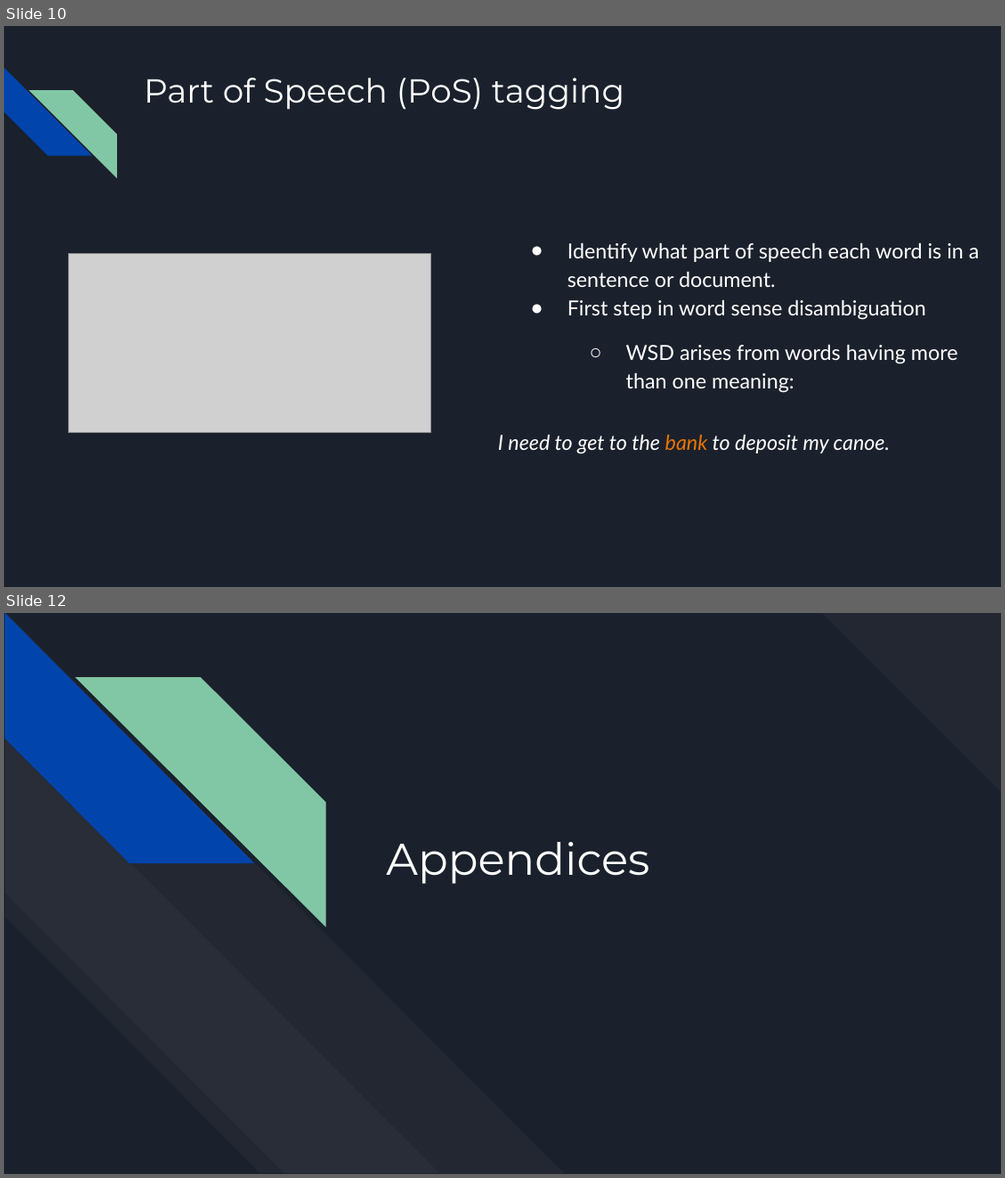
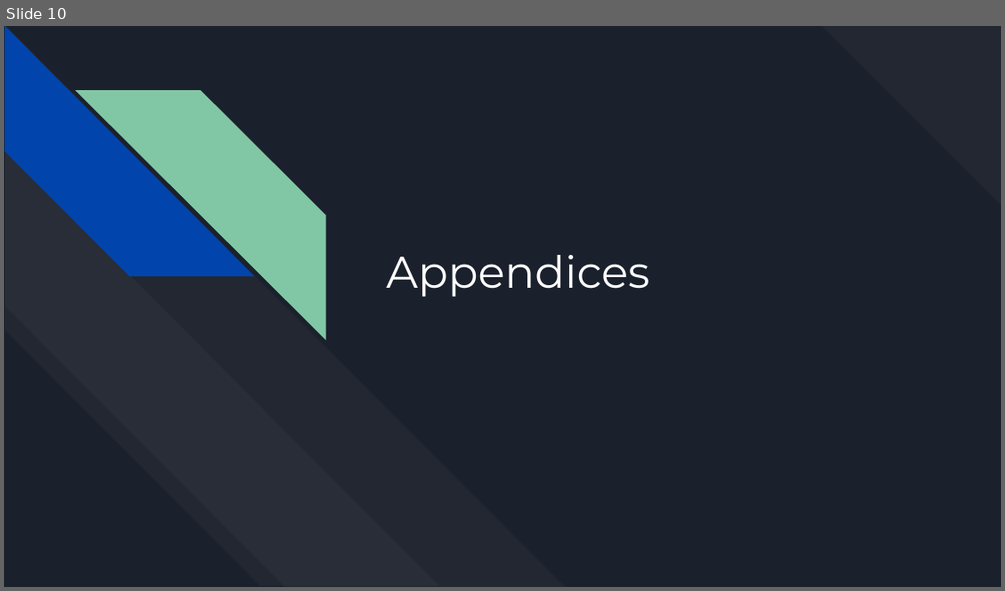
Before and after one commit to MichaelSzczepaniak/WordEmbeddings, a slide deck: word_embeddings_30min.odp. Shown one above the other, each under a label of ours: slides 10 and 12 before the commit, slide 10 after it; the slides between them are not shown. The pictures are 1005x1178 and 1005x591 pixels, drawn with LibreOffice and Linux fonts; fonts in the diff are those of the drawing; grey boxes stand for pictures. Boxes give left, top, right and bottom in pixels: in the first picture for what was removed or moved away, otherwise in the second. Text is boxed around its words. In the diff, an @@ line names an element or a change of style, - is before the commit and + after.

```diff
--- a/word_embeddings_30min.odp
+++ b/word_embeddings_30min.odp
@@ slide 10 removed at [4,26,1001,587], background #1B212C @@
@@ diag stripe removed at [4,68,92,156] @@
@@ title removed at [144,78,624,110] @@
-Part of Speech (PoS) tagging
@@ diag stripe removed at [29,90,117,177] @@
@@ picture removed at [69,253,431,433] @@
@@ text removed at [567,243,979,393] @@
-● Identify what part of speech each word is in a sentence or document.
-● First step in word sense disambiguation
-  ○ WSD arises from words having more than one meaning:
@@ text removed at [498,435,890,454] @@
-I need to get to the bank to deposit my canoe.
@@ what was slide 12 is now slide 10 @@
```
Also in this commit, not shown: 5 slides changed, 7 slides added, 8 other slides removed.
